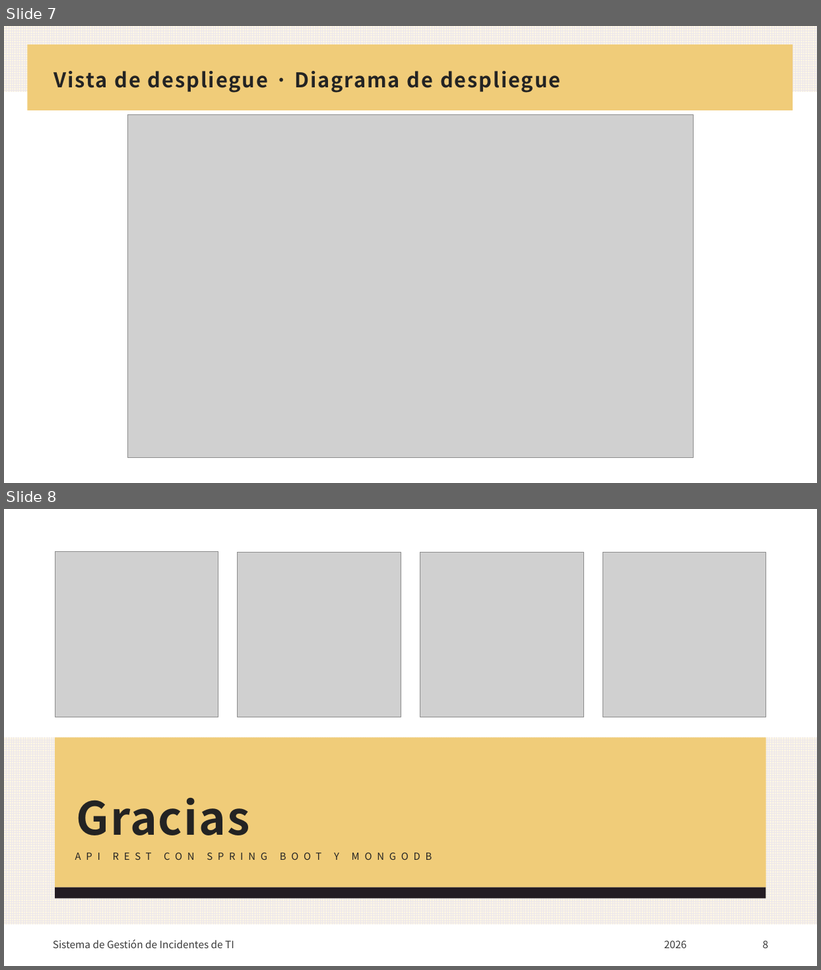
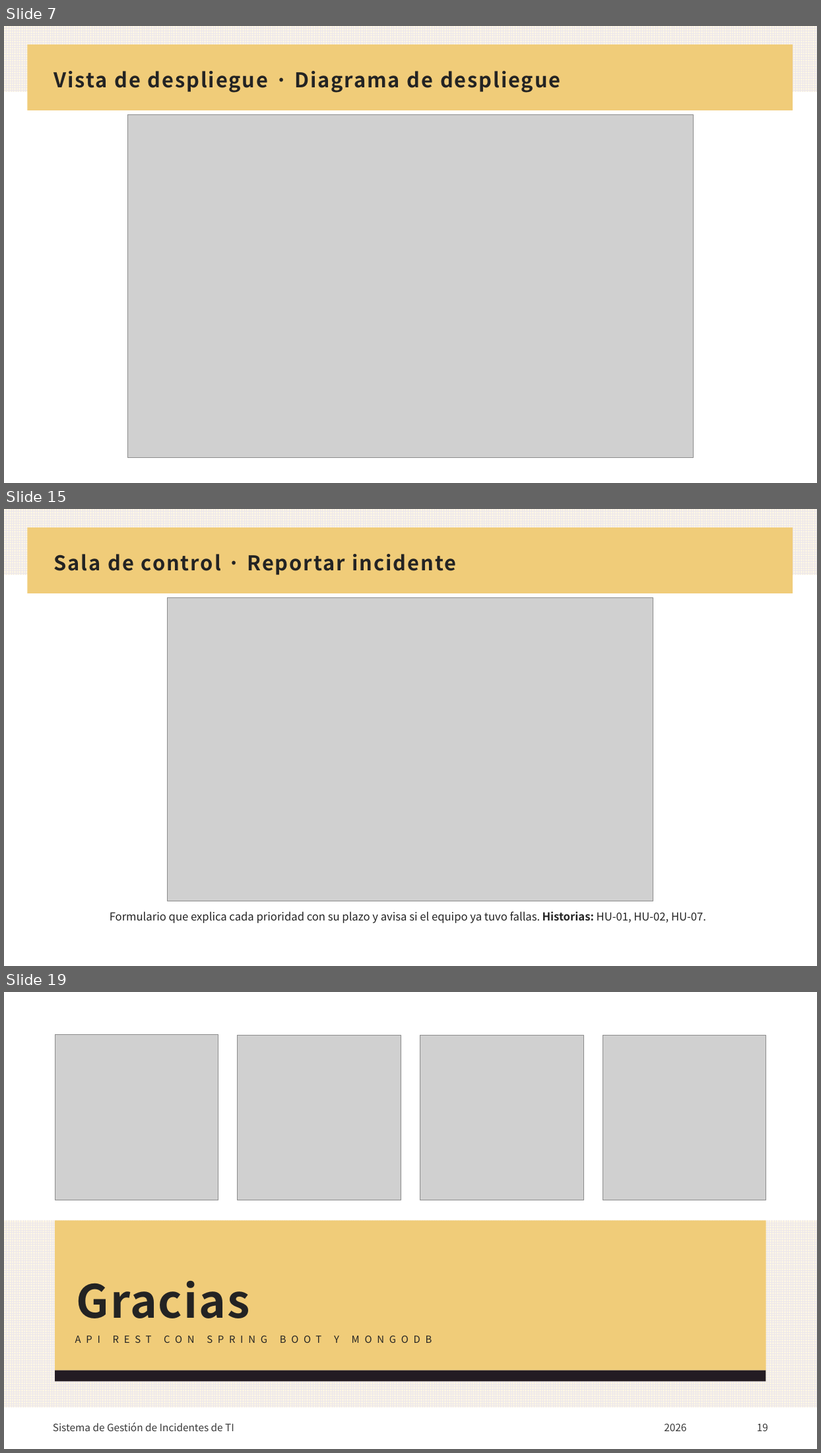
Before and after one commit to Hurtado43/Backend-Gestion-de-incidentes, a slide deck: docs/Presentacion - Sistema de Gestion de Incidentes de TI.pptx. Shown one above the other, each under a label of ours: slides 7 and 8 before the commit, slides 7, 15 and 19 after it; the slides between them are not shown. The pictures are 821x970 and 821x1453 pixels, drawn with LibreOffice and Linux fonts; fonts in the diff are those of the drawing; grey boxes stand for pictures. Boxes give left, top, right and bottom in pixels: in the first picture for what was removed or moved away, otherwise in the second. Text is boxed around its words. In the diff, an @@ line names an element or a change of style, - is before the commit and + after.

Commit message:
Presentación con historias de usuario y capturas de la sala de control
Agrega el resumen por épica, las 25 historias, un ejemplo con criterios de
aceptación (HU-19) y una diapositiva por pantalla con las historias que cubre.

```diff
--- a/docs/Presentacion - Sistema de Gestion de Incidentes de TI.pptx
+++ b/docs/Presentacion - Sistema de Gestion de Incidentes de TI.pptx
@@ slide 15 added at <box>4,509,817,966</box>, background #FFFFFF; not listed: 2 template elements that a slide beside it also shows @@
@@ title added at <box>54,554,457,575</box>, 24 pt, text #232323, bold @@
+Sala de control · Reportar incidente
@@ picture added at <box>168,597,653,901</box> @@
@@ text added at <box>110,912,706,923</box>, 13 pt, text #232323 @@
+Formulario que explica cada prioridad con su plazo y avisa si el equipo ya tuvo fallas. Historias: HU‑01, HU‑02, HU‑07.
@@ what was slide 8 is now slide 19 @@
@@ page number at <box>757,1424,768,1432</box>: text changed @@
-8
+19
```
Also in this commit, not shown: 10 other slides added.
